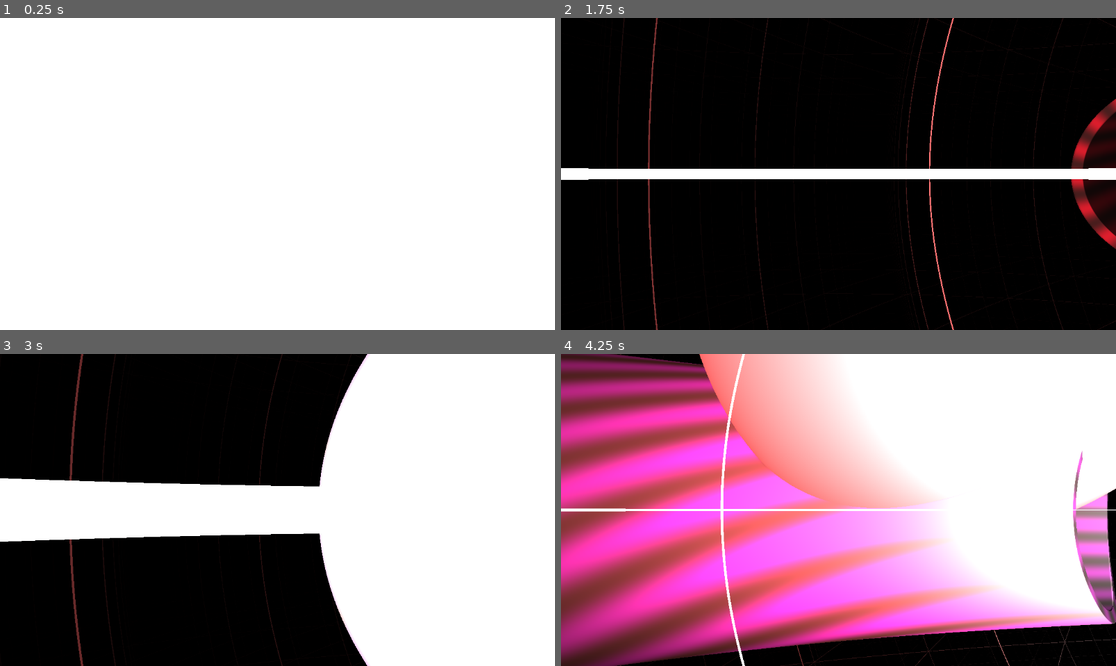
Above: before the commit, frames 1-4 (two rows, left to right).
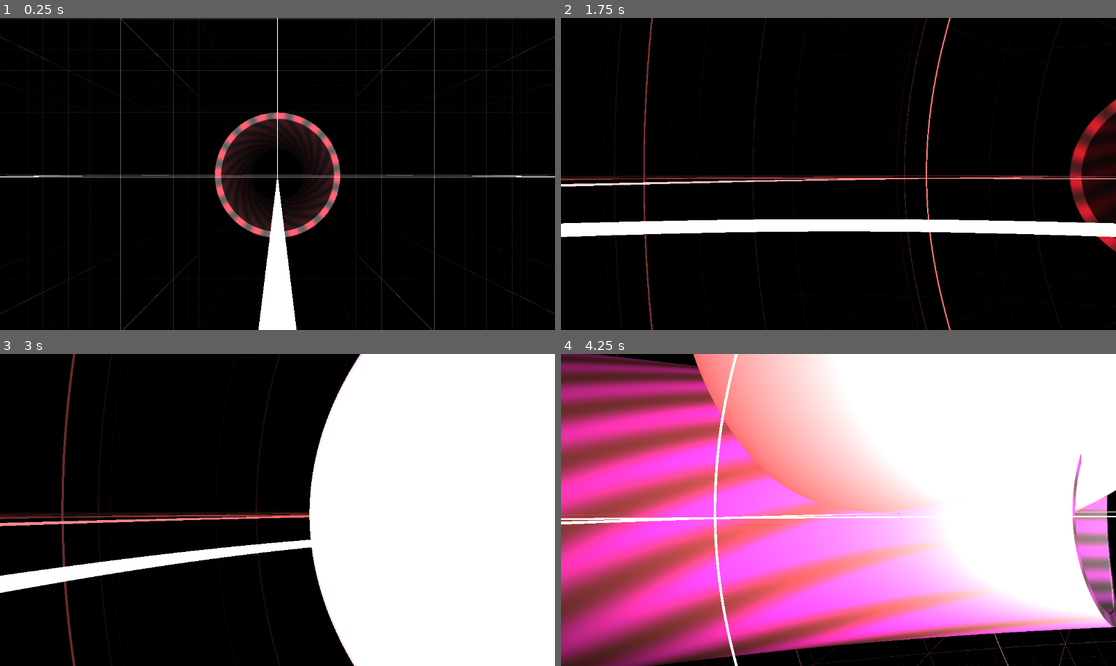
Above: after the commit, the same moments.

Repository: liggxibbler/godot_relativity
Game: Godot game, scene res://first.tscn
Same seed, same stepped clock (60 frames per second), same inputs: the game is played once before the commit and once after it.
Inputs:
- Up to frame 1 (0.25 s): no input
- Up to frame 2 (1.75 s): hold D (BoostRight) 0.53-1.28 s; tap Tab (ToggleRetardation) at 0.6, 1.35 s; hold S (BoostBack) from 1.28 s (still down)
- Up to frame 3 (3 s): release S (BoostBack) at 2.03 s; hold D (BoostRight) 2.03-2.78 s; tap Tab (ToggleRetardation) at 2.1, 2.85 s; hold W (BoostForward) from 2.78 s (still down)
- Up to frame 4 (4.25 s): release W (BoostForward) at 3.53 s; hold A (BoostLeft) from 3.53 s (still down); tap Tab (ToggleRetardation) at 3.6 s

The runs differ from the first frame. In frame 1, 98% of the frame differs, in the area x 0-100%, y 0-100%; in frame 2, 11%; in frame 3, 15%; in frame 4, 16%.

Commit message:
[bandaid fix] Changed startup position to one where it doesn't coincide with the grid

Diff:
--- a/global.gd
+++ b/global.gd
@@ -1,7 +1,7 @@
 extends Node
 
 class Sim:
-	var uposition : Vector4 = Vector4(0,0,0,0)
+	var uposition : Vector4 = Vector4(0.01,0.01,0,0)
 	var fourvel : Vector4 = Vector4(0,0,0,1)
 	var transform_matrix : Projection = Projection.IDENTITY
 
